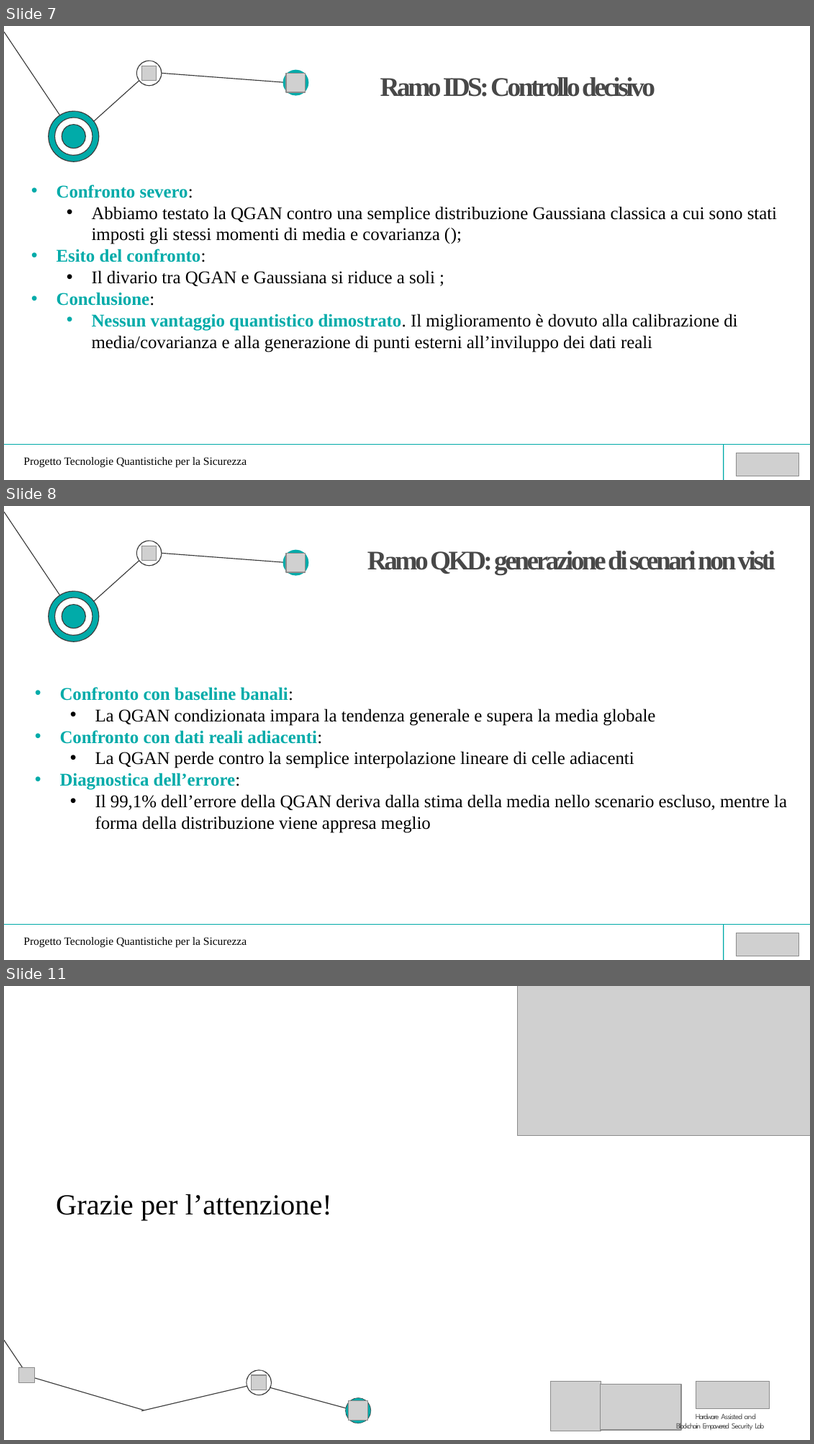
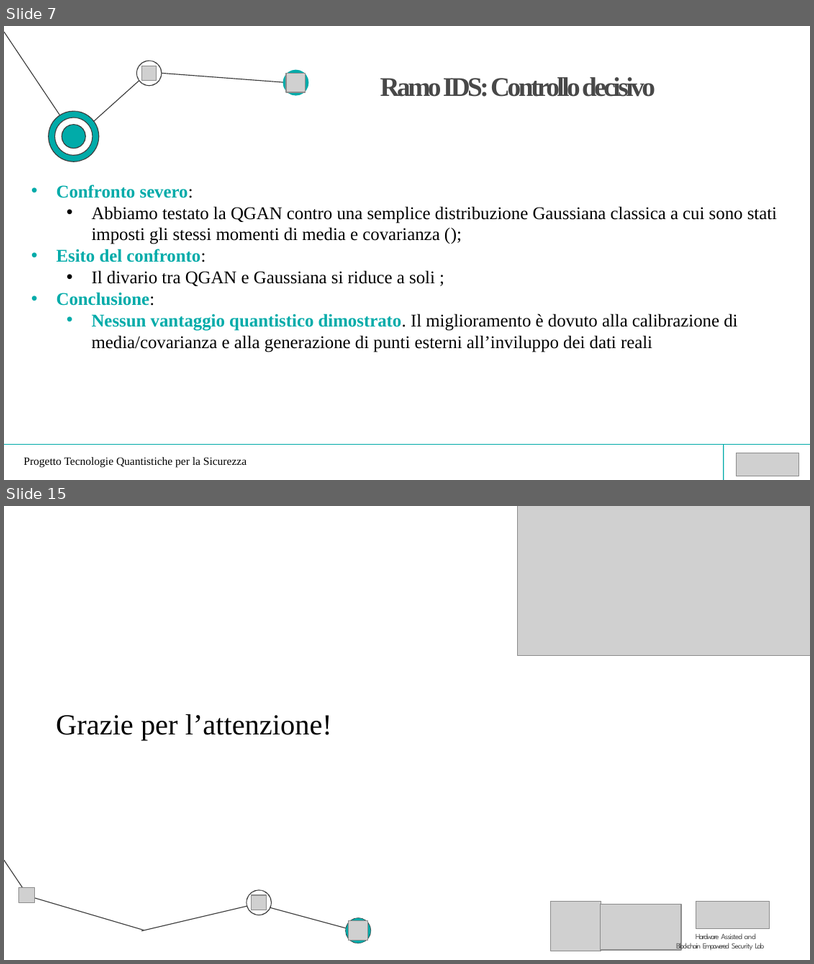
Before and after one commit to nf0101/qgan-qber, a slide deck: docs/presentazione.pptx. Shown one above the other, each under a label of ours: slides 7, 8 and 11 before the commit, slides 7 and 15 after it; the slides between them are not shown. The pictures are 814x1444 and 814x964 pixels, drawn with LibreOffice and Linux fonts; fonts in the diff are those of the drawing; grey boxes stand for pictures. Boxes give left, top, right and bottom in pixels: in the first picture for what was removed or moved away, otherwise in the second. Text is boxed around its words. In the diff, an @@ line names an element or a change of style, - is before the commit and + after.

```diff
--- a/docs/presentazione.pptx
+++ b/docs/presentazione.pptx
@@ slide 8 removed at (4,506,810,960), background #FFFFFF @@
@@ group removed at (4,512,309,642): 10 freeform shapes, 2 pictures @@
@@ title removed at (368,551,776,574) @@
-Ramo QKD: generazione di scenari non visti
@@ text removed at (60,687,787,833) @@
-• Confronto con baseline banali:
-  • La QGAN condizionata impara la tendenza generale e supera la media globale
-• Confronto con dati reali adiacenti:
-  • La QGAN perde contro la semplice interpolazione lineare di celle adiacenti
-• Diagnostica dell’errore:
-  • Il 99,1% dell’errore della QGAN deriva dalla stima della media nello scenario escluso, mentre la forma della distribuzione viene appresa meglio
@@ freeform shape removed at (4,924,810,924) @@
@@ text removed at (23,937,247,947) @@
-Progetto Tecnologie Quantistiche per la Sicurezza
@@ freeform shape removed at (723,924,724,959) @@
@@ picture removed at (736,932,799,956) @@
@@ what was slide 11 is now slide 15 @@
```
Also in this commit, not shown: 4 slides changed, 5 slides added, 1 other file.
